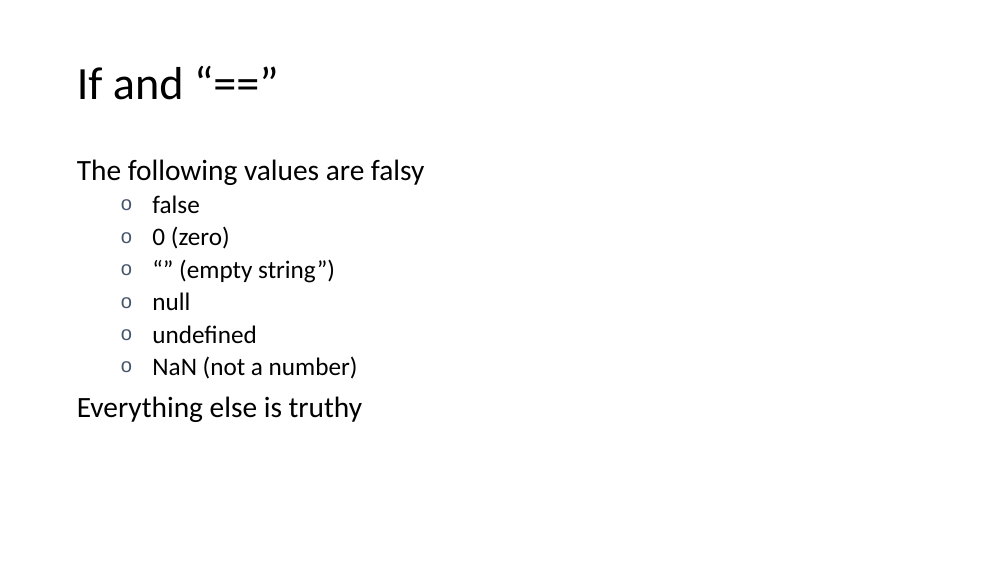
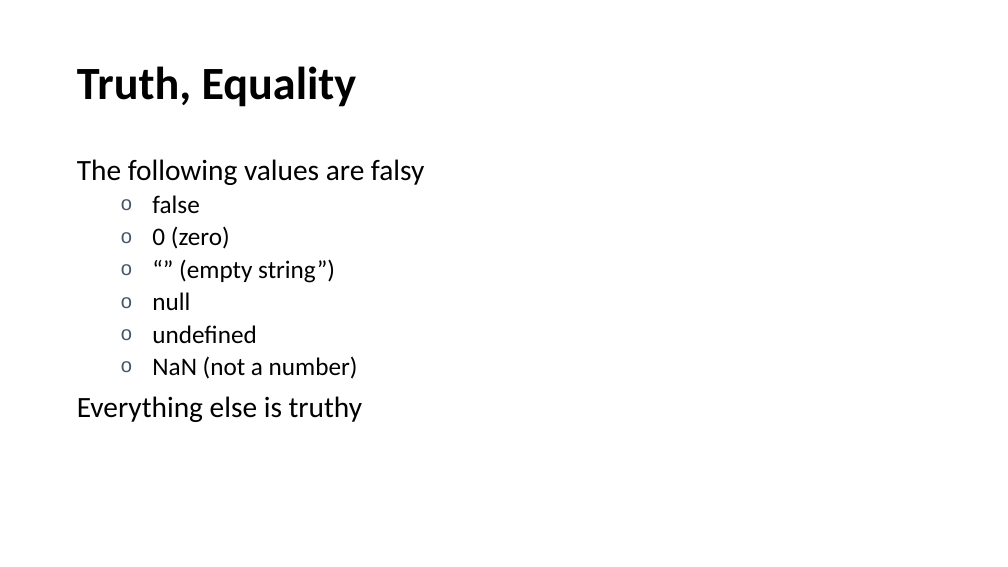
Before and after one commit to logan2013/java8, a slide deck: slide 31 of JavaScript.pptx (slide 27 before the commit). Drawn at 1008x567 pixels with LibreOffice and Linux fonts; fonts in the diff are those of the drawing. Boxes give left, top, right and bottom in pixels: in the first picture for what was removed or moved away, otherwise in the second. Text is boxed around its words. In the diff, an @@ line names an element or a change of style, - is before the commit and + after.

```diff
--- a/JavaScript.pptx
+++ b/JavaScript.pptx
@@ title at (77,66,357,107): text changed; bold on @@
-If and “==”
+Truth, Equality
```
Also in this commit, not shown: 2 other slides changed, 10 slides added, 3 slides removed.
